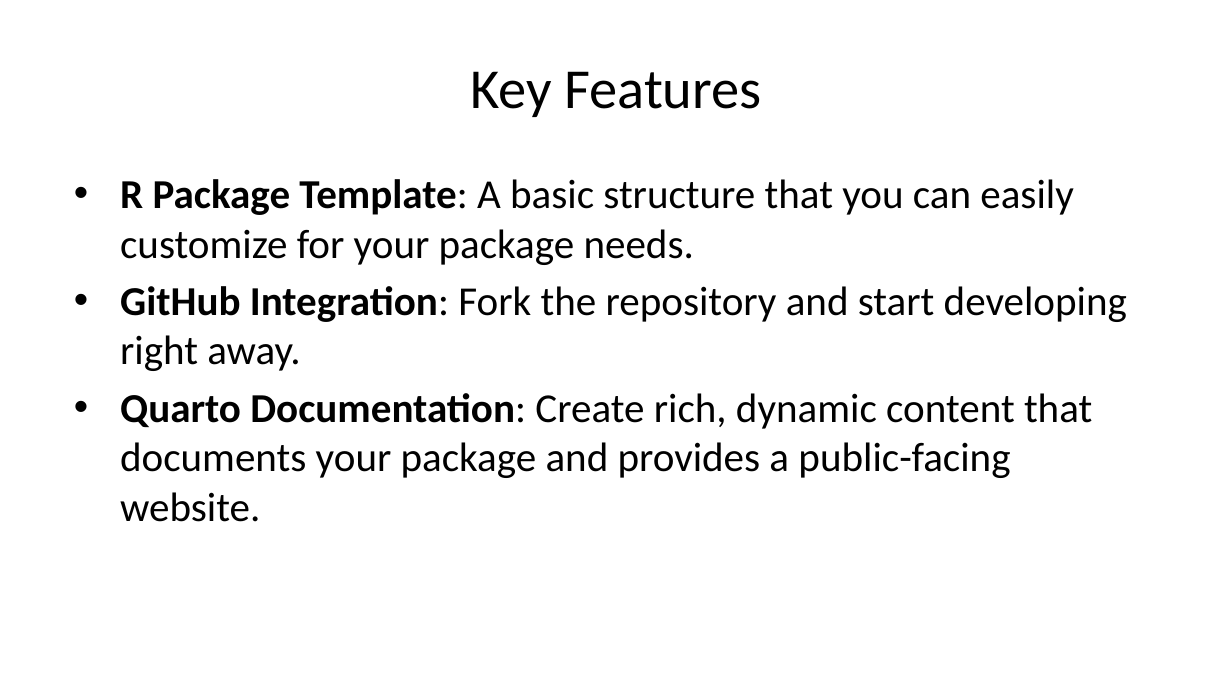
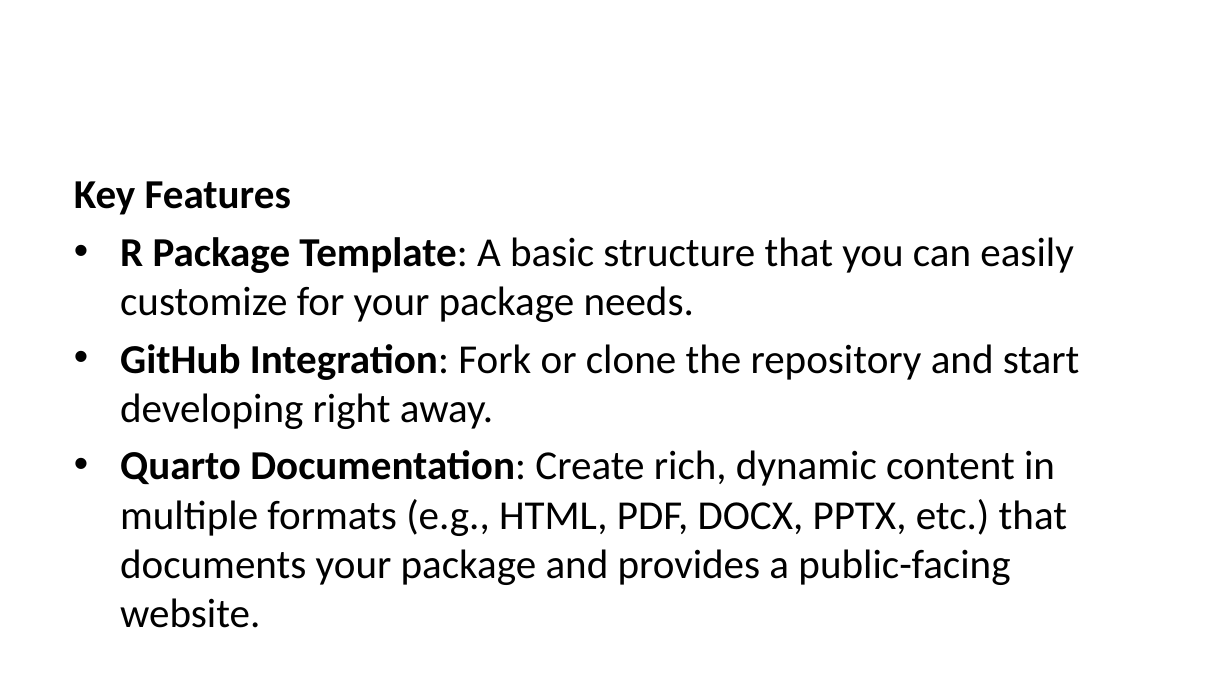
Before and after one commit to dbetebenner/packageSkeleton, a slide deck: slide 8 of docs/content/presentations/packageSkeleton_Presentation.pptx (slide 5 before the commit). Drawn at 1232x693 pixels with LibreOffice and Linux fonts; fonts in the diff are those of the drawing. Boxes give left, top, right and bottom in pixels: in the first picture for what was removed or moved away, otherwise in the second. Text is boxed around its words. In the diff, an @@ line names an element or a change of style, - is before the commit and + after.

Commit message:
Updating presentation

```diff
--- a/docs/content/presentations/packageSkeleton_Presentation.pptx
+++ b/docs/content/presentations/packageSkeleton_Presentation.pptx
@@ title removed at (x1=470, y1=71, x2=761, y2=117) @@
-Key Features
@@ text at (x1=74, y1=181, x2=291, y2=215): paragraph added @@
+Key Features
@@ text at (x1=120, y1=344, x2=1080, y2=628): text changed @@
-• GitHub Integration: Fork the repository and start developing right away.
-• Quarto Documentation: Create rich, dynamic content that documents your package and provides a public-facing website.
+• GitHub Integration: Fork or clone the repository and start developing right away.
+• Quarto Documentation: Create rich, dynamic content in multiple formats (e.g., HTML, PDF, DOCX, PPTX, etc.) that documents your package and provides a public-facing website.
```
Also in this commit, not shown: 11 other slides changed, 5 slides added, 2 other files.
